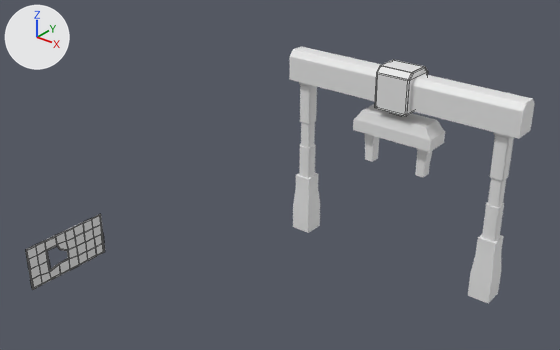
The FBX model Assets/Art/Models/Environment Models/Hub/Train yard/Crane.fbx: old version first, new version second.
Rendered twice from a 50 mm camera at (123.8, 147.9, 95.7) aimed at (34.5, 259.6, 26.5). Lighting does not change. The marker at upper left points along +X, +Y and +Z. Mesh edges are drawn as thin lines on the coarser meshes. Where no turn or scale is listed for an object, it has been applied to the vertices.

In view in the first picture: 'Crane arm', 'Crane base', 'Crane finger2', 'Crane hand', 'Shed wall holed short'.
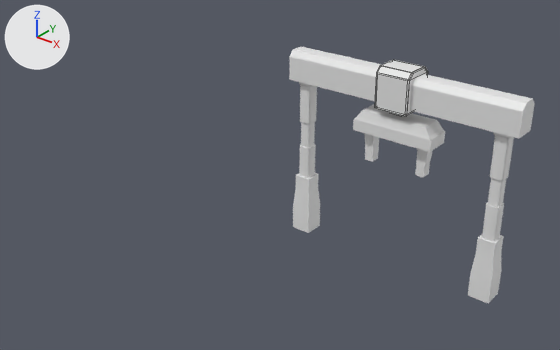
Where the change shows, as pixel boxes (x1, y1, x2, y2) in the pictures (560 x 350 px):
'Shed wall holed short', deleted
    before: (26, 214, 105, 290)

The edits, one by one:
Object 'Shed wall holed short' (ob_shed_wall_holed_short) is deleted.
